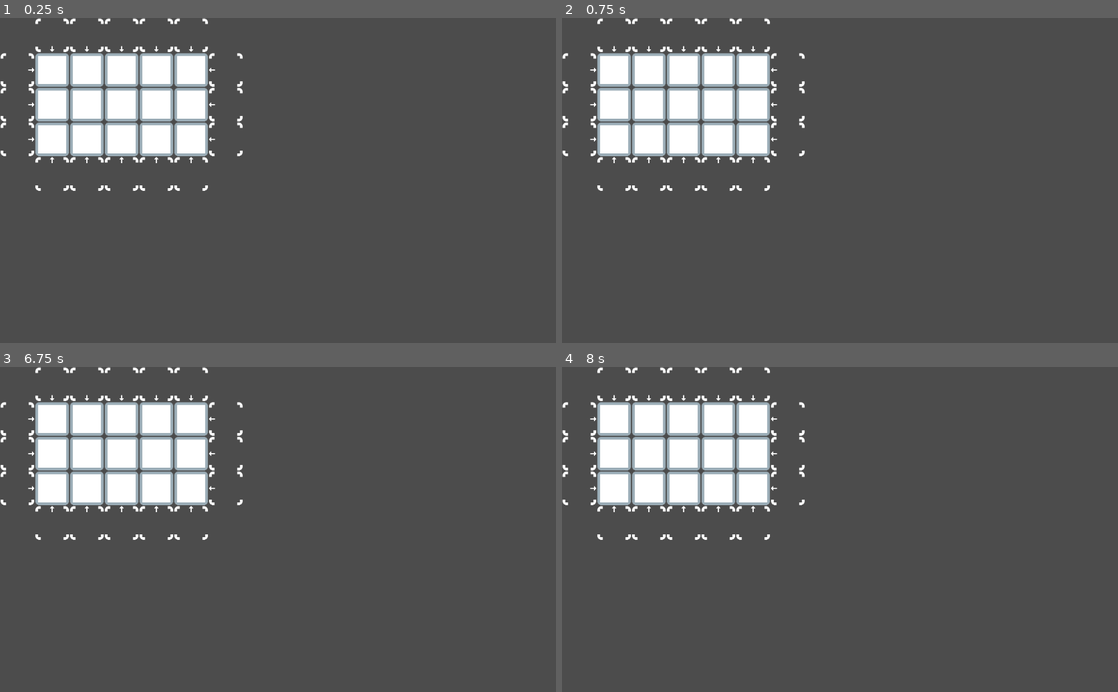
Above: before the commit, frames 1-4 (two rows, left to right).
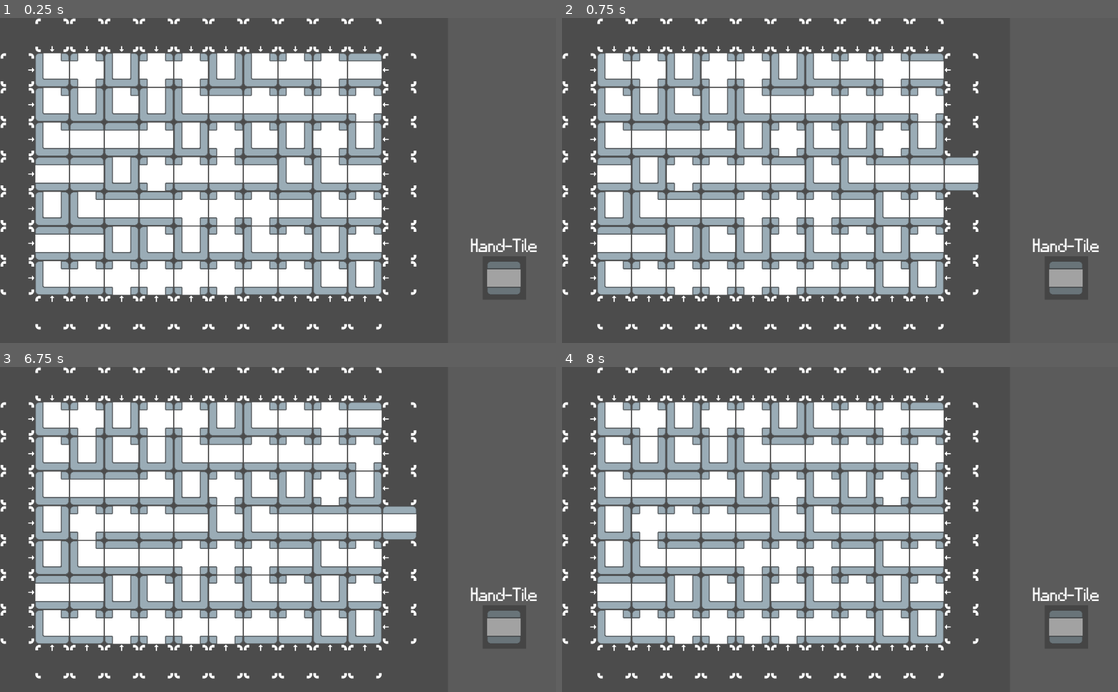
Above: after the commit, the same moments.

Repository: MrTurtle996/Night-Time-Struggle-BeansJam-22
Game: Godot game, scene res://Scenes/Game.tscn
The game is run twice, just before and just after one commit, with the same random seed, the same clock (stepped at 60 frames per second) and the same inputs. The project has no main scene, so this scene is started directly.
Inputs (mouse positions are in pixels of both pictures, inside the frame that each line leads up to):
- Up to frame 1 (0.25 s): no input
- Up to frame 2 (0.75 s): tap Enter at 0.5 s; move the mouse to (962, 164) at 0.52 s; click (962, 164) at 0.6 s
- Up to frame 3 (6.75 s): tap Space at 1.25, 2.75, 4.25 s; move the mouse to (166, 545) at 1.27 s; click (166, 545) at 1.35 s; tap Enter at 2, 3.5 s; move the mouse to (333, 458) at 2.02 s; click (333, 458) at 2.1 s; move the mouse to (250, 594) at 2.77 s; click (250, 594) at 2.85 s; move the mouse to (444, 578) at 3.52 s; click (444, 578) at 3.6 s; move the mouse to (111, 480) at 4.27 s; click (111, 480) at 4.35 s; move the mouse to (305, 529) at 5.02 s; click (305, 529) at 5.1 s; move the mouse to (194, 448) at 5.77 s; click (194, 448) at 5.85 s; move the mouse to (400, 513) at 6.52 s; click (400, 513) at 6.6 s
- Up to frame 4 (8 s): move the mouse to (728, 545) at 7.27 s; click (728, 545) at 7.35 s

The runs differ from the first frame. In frame 1, 39% of the frame differs, in the area x 0-97%, y 0-96%; in frame 2, 40%; in frame 3, 40%; in frame 4, 39%.

Commit message:
Add Tiles And Tile Inventory

Diff:
--- a/Scenes/Game.tscn
+++ b/Scenes/Game.tscn
@@ -1,8 +1,14 @@
-[gd_scene load_steps=4 format=2]
+[gd_scene load_steps=7 format=2]
 
 [ext_resource path="res://Tilemaps/Placeholder.tres" type="TileSet" id=1]
 [ext_resource path="res://Scripts/Tilemap/Map.gd" type="Script" id=2]
+[ext_resource path="res://Fonts/Baskic8.otf" type="DynamicFontData" id=3]
+[ext_resource path="res://Scripts/Tilemap/Inventory.gd" type="Script" id=4]
 [ext_resource path="res://Scripts/Tilemap/Hover.gd" type="Script" id=12]
+
+[sub_resource type="DynamicFont" id=1]
+size = 30
+font_data = ExtResource( 3 )
 
 [node name="Node2D" type="Node2D"]
 
@@ -10,9 +16,38 @@
 tile_set = ExtResource( 1 )
 format = 1
 script = ExtResource( 2 )
-play_area_size = Vector2( 5, 3 )
+play_area_size = Vector2( 10, 7 )
 
 [node name="Hover" type="TileMap" parent="."]
 tile_set = ExtResource( 1 )
 format = 1
 script = ExtResource( 12 )
+
+[node name="UI" type="Node2D" parent="."]
+
+[node name="Background" type="ColorRect" parent="UI"]
+margin_left = 825.0
+margin_top = -6.0
+margin_right = 1031.0
+margin_bottom = 605.0
+color = Color( 0.4, 0.4, 0.4, 0.572549 )
+
+[node name="Inventory" type="TileMap" parent="UI"]
+tile_set = ExtResource( 1 )
+format = 1
+script = ExtResource( 4 )
+
+[node name="TileBackground" type="ColorRect" parent="UI"]
+margin_left = 889.0
+margin_top = 440.0
+margin_right = 969.0
+margin_bottom = 520.0
+color = Color( 0.156863, 0.156863, 0.156863, 0.427451 )
+
+[node name="HandTile" type="Label" parent="UI"]
+margin_left = 866.0
+margin_top = 414.0
+margin_right = 997.0
+margin_bottom = 446.0
+custom_fonts/font = SubResource( 1 )
+text = "Hand-Tile"
--- a/Scripts/Tilemap/Hover.gd
+++ b/Scripts/Tilemap/Hover.gd
@@ -1,7 +1,7 @@
 extends TileMap
 
 var last_pos
-var tile_to_place = 9
+var tile_to_place
 var current_tile
 var click_allowed
 
@@ -20,7 +20,8 @@
 
 func _on_emitter_tile_in_hand(tile):
 	tile_to_place = tile
-	set_cellv(last_pos, tile_to_place)
+	if last_pos != null:
+		set_cellv(last_pos, tile_to_place)
 
 func _on_emitter_place_tile():
 	emit_signal("move_tile", tile_to_place, last_pos)
@@ -29,12 +30,10 @@
 	if last_pos != null:
 			set_cellv(last_pos, -1)
 
-	if hovered_tile != -1 && \
-	   hovered_tile != 0 && \
-	   hovered_tile != 1 && \
-	   hovered_tile != 2 && \
-	   hovered_tile != 3 && \
-	   hovered_tile != 4:
+	if hovered_tile == 5 || \
+	   hovered_tile == 6 || \
+	   hovered_tile == 7 || \
+	   hovered_tile == 8:
 		click_allowed = true
 		current_tile = hovered_tile
 		set_cellv(tile_pos, tile_to_place)
--- /dev/null
+++ b/Scripts/Tilemap/Inventory.gd
@@ -0,0 +1,18 @@
+extends TileMap
+
+
+# Declare member variables here. Examples:
+# var a = 2
+# var b = "text"
+
+
+# Called when the node enters the scene tree for the first time.
+func _ready():
+	var _connect = get_node("../../Map").connect("tile_in_hand", self, "_on_emitter_tile_in_hand")
+
+# Called every frame. 'delta' is the elapsed time since the previous frame.
+#func _process(delta):
+#	pass
+
+func _on_emitter_tile_in_hand(tile):
+	set_cell(14, 7, tile)
--- a/Scripts/Tilemap/Map.gd
+++ b/Scripts/Tilemap/Map.gd
@@ -5,6 +5,7 @@
 signal hovered_tile(tile_pos, tile)
 signal tile_in_hand(tile)
 
+var startup = true
 var _last_hovered_tile = -1
 var _last_hovered_pos
 
@@ -13,6 +14,14 @@
 	Right,
 	Bottom,
 	Left,
+}
+
+enum _Maptiles {
+	Corner = 10,
+	Cross = 11,
+	OnePath = 12,
+	Straight = 13,
+	TPath = 14
 }
 
 enum _PlaceTiles {
@@ -38,10 +47,16 @@
 	play_area_size.y += 2
 	_place_tiles()
 
+func _process(_delta):
+	if startup:
+		emit_signal("tile_in_hand", 10 + randi() % 5)
+		startup = false
+
 func _generate_map():
 	for x in (play_area_size.x):
 		for y in (play_area_size.y):
-			set_cell(x + 1, y + 1, 0)
+			var rand = 10 + randi() % 5
+			set_cell(x + 1, y + 1, rand)
 
 func _place_tiles():
 	for x in play_area_size.x:
@@ -76,7 +91,7 @@
 			position.x = play_area_size.x - 2
 
 	var cell = get_cellv(position)
-	if cell == 0: return true
+	if cell != -1: return true
 
 	return false
 
@@ -121,4 +136,5 @@
 		_move_tile(tile_pos, placed_tile, false, false)
 
 func _unhandled_input(_event):
-	_get_hovered_tile()
+	if !startup:
+		_get_hovered_tile()
--- a/Tilemaps/Placeholder.tres
+++ b/Tilemaps/Placeholder.tres
@@ -10,6 +10,71 @@
 [ext_resource path="res://Sprites/Tiles/PlaceRowLeft.png" type="Texture" id=8]
 [ext_resource path="res://Sprites/Tiles/PlaceholderTile.png" type="Texture" id=9]
 [ext_resource path="res://Sprites/Tiles/BlockColumnBottom.png" type="Texture" id=10]
+[ext_resource path="res://Sprites/Tiles/CornerPath.png" type="Texture" id=11]
+[ext_resource path="res://Sprites/Tiles/CrossPath.png" type="Texture" id=12]
+[ext_resource path="res://Sprites/Tiles/OnePath.png" type="Texture" id=13]
+[ext_resource path="res://Sprites/Tiles/StraightPath.png" type="Texture" id=14]
+[ext_resource path="res://Sprites/Tiles/TPath.png" type="Texture" id=15]
+
+[sub_resource type="NavigationPolygon" id=21]
+vertices = PoolVector2Array( 15.8409, 0, 48.142, 0, 47.8728, 15.8409, 16.1101, 47.1999, 64, 48.0074, 64, 15.7063 )
+polygons = [ PoolIntArray( 0, 1, 2, 3 ), PoolIntArray( 4, 3, 2, 5 ) ]
+outlines = [ PoolVector2Array( 15.8409, 0, 16.1101, 47.1999, 64, 48.0074, 64, 15.7063, 47.8728, 15.8409, 48.142, 0 ) ]
+
+[sub_resource type="ConvexPolygonShape2D" id=7]
+points = PoolVector2Array( 64, 15.5717, 48.0971, 15.5717, 48.0971, 0, 64, 0 )
+
+[sub_resource type="ConvexPolygonShape2D" id=8]
+points = PoolVector2Array( 0, 47.985, 63.799, 47.985, 63.799, 64, 0, 64 )
+
+[sub_resource type="ConvexPolygonShape2D" id=9]
+points = PoolVector2Array( 15.796, 48.0971, 0, 48.0971, 0, 0, 15.796, 0 )
+
+[sub_resource type="ConvexPolygonShape2D" id=3]
+points = PoolVector2Array( 0, 0, 15.5717, 0, 15.5717, 15.6839, 0, 15.6839 )
+
+[sub_resource type="ConvexPolygonShape2D" id=4]
+points = PoolVector2Array( 64, 15.1231, 48.5457, 15.1231, 48.5457, 0, 64, 0 )
+
+[sub_resource type="ConvexPolygonShape2D" id=5]
+points = PoolVector2Array( 64, 64, 48.3214, 64, 48.3214, 48.3214, 64, 48.3214 )
+
+[sub_resource type="ConvexPolygonShape2D" id=6]
+points = PoolVector2Array( 0, 48.2093, 15.4595, 48.2093, 15.4595, 64, 0, 64 )
+
+[sub_resource type="ConvexPolygonShape2D" id=10]
+points = PoolVector2Array( 64, 64, 48.4336, 64, 48.4336, 0, 64, 0 )
+
+[sub_resource type="ConvexPolygonShape2D" id=11]
+points = PoolVector2Array( 15.5717, 64, 0, 64, 0, 0, 15.5717, 0 )
+
+[sub_resource type="ConvexPolygonShape2D" id=12]
+points = PoolVector2Array( 48.4336, 64, 15.6839, 64, 15.6839, 47.8728, 48.4336, 47.8728 )
+
+[sub_resource type="NavigationPolygon" id=15]
+vertices = PoolVector2Array( 64, 48.4336, 0, 48.4336, 0, 16.0203, 64, 15.6839 )
+polygons = [ PoolIntArray( 0, 1, 2, 3 ) ]
+outlines = [ PoolVector2Array( 64, 48.4336, 0, 48.4336, 0, 16.0203, 64, 15.6839 ) ]
+
+[sub_resource type="ConvexPolygonShape2D" id=13]
+points = PoolVector2Array( 64, 15.6839, 0, 15.6839, 0, 0, 64, 0 )
+
+[sub_resource type="ConvexPolygonShape2D" id=14]
+points = PoolVector2Array( 0, 48.0971, 64, 48.0971, 64, 64, 0, 64 )
+
+[sub_resource type="NavigationPolygon" id=17]
+vertices = PoolVector2Array( 64, 48.0918, 0, 48.0918, 0.206249, 16.015, 15.6839, 16.1272, 64, 15.5664, 47.985, 15.4543, 15.6839, 0, 47.985, 0 )
+polygons = [ PoolIntArray( 0, 1, 2, 3 ), PoolIntArray( 4, 0, 3, 5 ), PoolIntArray( 5, 3, 6, 7 ), PoolIntArray( 6, 7, 6 ) ]
+outlines = [ PoolVector2Array( 15.6839, 0, 15.6839, 0, 15.6839, 16.1272, 0.206249, 16.015, 0, 48.0918, 64, 48.0918, 64, 15.5664, 47.985, 15.4543, 47.985, 0 ) ]
+
+[sub_resource type="ConvexPolygonShape2D" id=18]
+points = PoolVector2Array( 15.796, 15.9082, 0, 15.9082, 0, 0, 15.796, 0 )
+
+[sub_resource type="ConvexPolygonShape2D" id=19]
+points = PoolVector2Array( 64, 15.7907, 48.3214, 15.7907, 48.3214, 0, 64, 0 )
+
+[sub_resource type="ConvexPolygonShape2D" id=20]
+points = PoolVector2Array( 64, 64, 0, 64, 0, 47.7554, 64, 47.7554 )
 
 [resource]
 0/name = "PlaceholderTile.png 0"
@@ -152,3 +217,171 @@
 9/shape_one_way_margin = 0.0
 9/shapes = [  ]
 9/z_index = 0
+10/name = "CornerPath.png 10"
+10/texture = ExtResource( 11 )
+10/tex_offset = Vector2( 0, 0 )
+10/modulate = Color( 1, 1, 1, 1 )
+10/region = Rect2( 0, 0, 64, 64 )
+10/tile_mode = 0
+10/occluder_offset = Vector2( 0, 0 )
+10/navigation_offset = Vector2( 0, 0 )
+10/navigation = SubResource( 21 )
+10/shape_offset = Vector2( 0, 0 )
+10/shape_transform = Transform2D( 1, 0, 0, 1, 0, 0 )
+10/shape = SubResource( 7 )
+10/shape_one_way = false
+10/shape_one_way_margin = 1.0
+10/shapes = [ {
+"autotile_coord": Vector2( 0, 0 ),
+"one_way": false,
+"one_way_margin": 1.0,
+"shape": SubResource( 7 ),
+"shape_transform": Transform2D( 1, 0, 0, 1, 0, 0 )
+}, {
+"autotile_coord": Vector2( 0, 0 ),
+"one_way": false,
+"one_way_margin": 1.0,
+"shape": SubResource( 8 ),
+"shape_transform": Transform2D( 1, 0, 0, 1, 0, 0 )
+}, {
+"autotile_coord": Vector2( 0, 0 ),
+"one_way": false,
+"one_way_margin": 1.0,
+"shape": SubResource( 9 ),
+"shape_transform": Transform2D( 1, 0, 0, 1, 0, 0 )
+} ]
+10/z_index = 0
+11/name = "CrossPath.png 11"
+11/texture = ExtResource( 12 )
+11/tex_offset = Vector2( 0, 0 )
+11/modulate = Color( 1, 1, 1, 1 )
+11/region = Rect2( 0, 0, 64, 64 )
+11/tile_mode = 0
+11/occluder_offset = Vector2( 0, 0 )
+11/navigation_offset = Vector2( 0, 0 )
+11/shape_offset = Vector2( 0, 0 )
+11/shape_transform = Transform2D( 1, 0, 0, 1, 0, 0 )
+11/shape = SubResource( 3 )
+11/shape_one_way = false
+11/shape_one_way_margin = 1.0
+11/shapes = [ {
+"autotile_coord": Vector2( 0, 0 ),
+"one_way": false,
+"one_way_margin": 1.0,
+"shape": SubResource( 3 ),
+"shape_transform": Transform2D( 1, 0, 0, 1, 0, 0 )
+}, {
+"autotile_coord": Vector2( 0, 0 ),
+"one_way": false,
+"one_way_margin": 1.0,
+"shape": SubResource( 4 ),
+"shape_transform": Transform2D( 1, 0, 0, 1, 0, 0 )
+}, {
+"autotile_coord": Vector2( 0, 0 ),
+"one_way": false,
+"one_way_margin": 1.0,
+"shape": SubResource( 5 ),
+"shape_transform": Transform2D( 1, 0, 0, 1, 0, 0 )
+}, {
+"autotile_coord": Vector2( 0, 0 ),
+"one_way": false,
+"one_way_margin": 1.0,
+"shape": SubResource( 6 ),
+"shape_transform": Transform2D( 1, 0, 0, 1, 0, 0 )
+} ]
+11/z_index = 0
+12/name = "OnePath.png 12"
+12/texture = ExtResource( 13 )
+12/tex_offset = Vector2( 0, 0 )
+12/modulate = Color( 1, 1, 1, 1 )
+12/region = Rect2( 0, 0, 64, 64 )
+12/tile_mode = 0
+12/occluder_offset = Vector2( 0, 0 )
+12/navigation_offset = Vector2( 0, 0 )
+12/shape_offset = Vector2( 0, 0 )
+12/shape_transform = Transform2D( 1, 0, 0, 1, 0, 0 )
+12/shape = SubResource( 10 )
+12/shape_one_way = false
+12/shape_one_way_margin = 1.0
+12/shapes = [ {
+"autotile_coord": Vector2( 0, 0 ),
+"one_way": false,
+"one_way_margin": 1.0,
+"shape": SubResource( 10 ),
+"shape_transform": Transform2D( 1, 0, 0, 1, 0, 0 )
+}, {
+"autotile_coord": Vector2( 0, 0 ),
+"one_way": false,
+"one_way_margin": 1.0,
+"shape": SubResource( 11 ),
+"shape_transform": Transform2D( 1, 0, 0, 1, 0, 0 )
+}, {
+"autotile_coord": Vector2( 0, 0 ),
+"one_way": false,
+"one_way_margin": 1.0,
+"shape": SubResource( 12 ),
+"shape_transform": Transform2D( 1, 0, 0, 1, 0, 0 )
+} ]
+12/z_index = 0
+13/name = "StraightPath.png 13"
+13/texture = ExtResource( 14 )
+13/tex_offset = Vector2( 0, 0 )
+13/modulate = Color( 1, 1, 1, 1 )
+13/region = Rect2( 0, 0, 64, 64 )
+13/tile_mode = 0
+13/occluder_offset = Vector2( 0, 0 )
+13/navigation_offset = Vector2( 0, 0 )
+13/navigation = SubResource( 15 )
+13/shape_offset = Vector2( 0, 0 )
+13/shape_transform = Transform2D( 1, 0, 0, 1, 0, 0 )
+13/shape = SubResource( 13 )
+13/shape_one_way = false
+13/shape_one_way_margin = 1.0
+13/shapes = [ {
+"autotile_coord": Vector2( 0, 0 ),
+"one_way": false,
+"one_way_margin": 1.0,
+"shape": SubResource( 13 ),
+"shape_transform": Transform2D( 1, 0, 0, 1, 0, 0 )
+}, {
+"autotile_coord": Vector2( 0, 0 ),
+"one_way": false,
+"one_way_margin": 1.0,
+"shape": SubResource( 14 ),
+"shape_transform": Transform2D( 1, 0, 0, 1, 0, 0 )
+} ]
+13/z_index = 0
+14/name = "TPath.png 14"
+14/texture = ExtResource( 15 )
+14/tex_offset = Vector2( 0, 0 )
+14/modulate = Color( 1, 1, 1, 1 )
+14/region = Rect2( 0, 0, 64, 64 )
+14/tile_mode = 0
+14/occluder_offset = Vector2( 0, 0 )
+14/navigation_offset = Vector2( 0, 0 )
+14/navigation = SubResource( 17 )
+14/shape_offset = Vector2( 0, 0 )
+14/shape_transform = Transform2D( 1, 0, 0, 1, 0, 0 )
+14/shape = SubResource( 18 )
+14/shape_one_way = false
+14/shape_one_way_margin = 1.0
+14/shapes = [ {
+"autotile_coord": Vector2( 0, 0 ),
+"one_way": false,
+"one_way_margin": 1.0,
+"shape": SubResource( 18 ),
+"shape_transform": Transform2D( 1, 0, 0, 1, 0, 0 )
+}, {
+"autotile_coord": Vector2( 0, 0 ),
+"one_way": false,
+"one_way_margin": 1.0,
+"shape": SubResource( 19 ),
+"shape_transform": Transform2D( 1, 0, 0, 1, 0, 0 )
+}, {
+"autotile_coord": Vector2( 0, 0 ),
+"one_way": false,
+"one_way_margin": 1.0,
+"shape": SubResource( 20 ),
+"shape_transform": Transform2D( 1, 0, 0, 1, 0, 0 )
+} ]
+14/z_index = 0
Not shown, added: Credits.txt
Binary file added: Fonts/Baskic8.otf
Binary file added: Fonts/Essentle4.otf
Binary file added: Sprites/Tiles/CornerPath.png
Not shown, added: Sprites/Tiles/CornerPath.png.import
Binary file added: Sprites/Tiles/CrossPath.png
Not shown, added: Sprites/Tiles/CrossPath.png.import
Binary file added: Sprites/Tiles/OnePath.png
Not shown, added: Sprites/Tiles/OnePath.png.import
Binary file added: Sprites/Tiles/StraightPath.png
Not shown, added: Sprites/Tiles/StraightPath.png.import
Binary file added: Sprites/Tiles/TPath.png
(and 2 more such lines)
